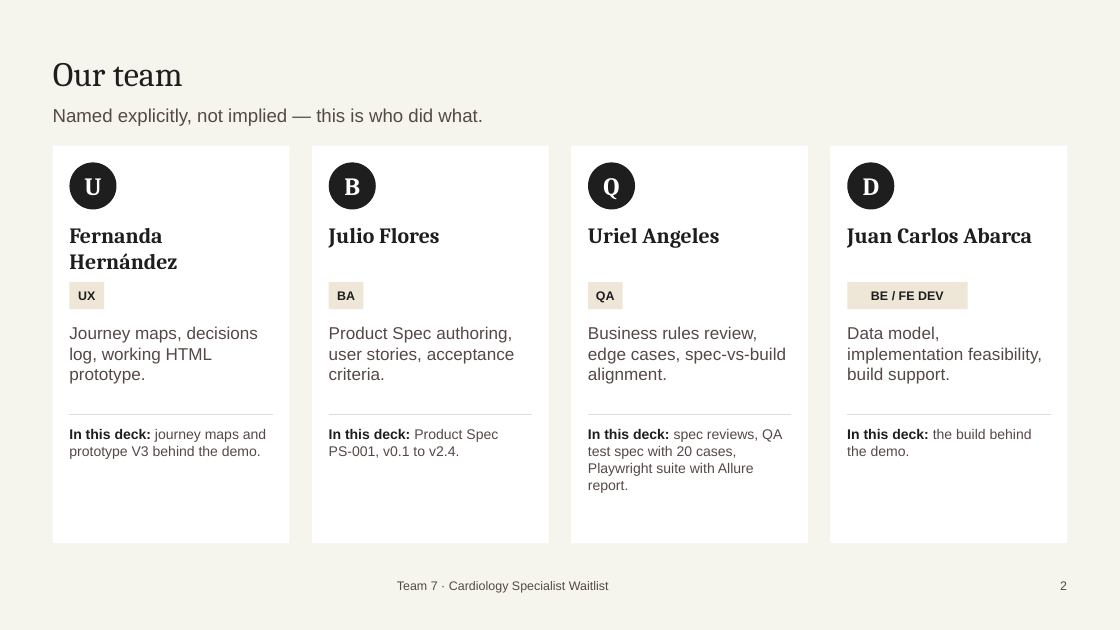
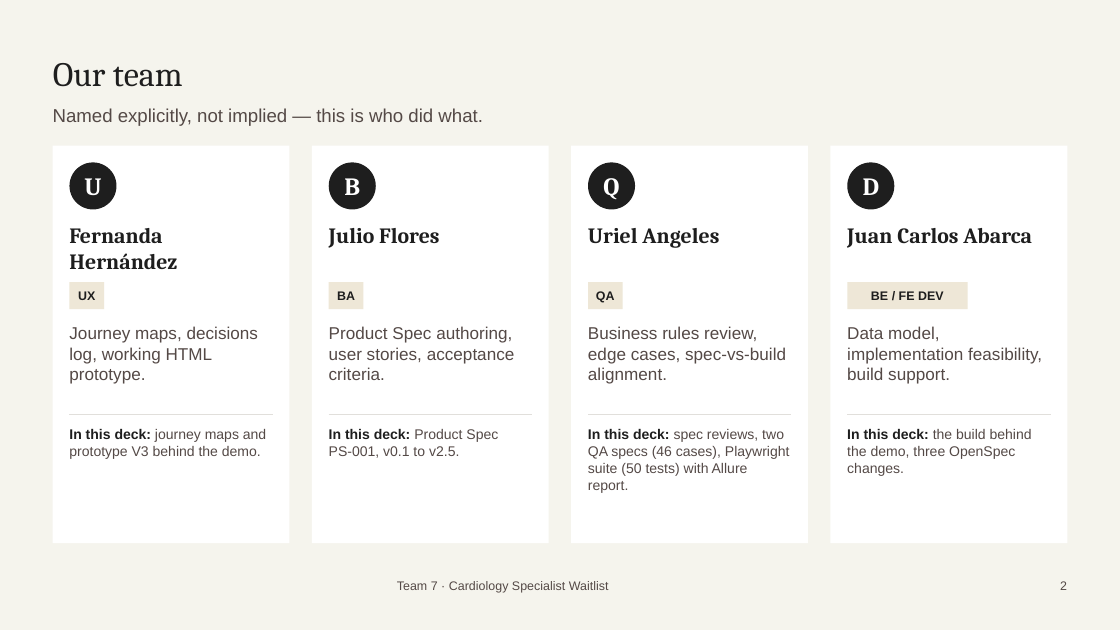
Before and after one commit to uangelesQ/hackaton_Specialist_Appointment_Scheduling_Waitlist-, a slide deck: slide 2 of docs/hackathon-presentation.pptx. Drawn at 1120x630 pixels with LibreOffice and Linux fonts; fonts in the diff are those of the drawing; background and template pictures are left out. Boxes give left, top, right and bottom in pixels: in the first picture for what was removed or moved away, otherwise in the second. Text is boxed around its words. In the diff, an @@ line names an element or a change of style, - is before the commit and + after.

Commit message:
Updated playwright version

```diff
--- a/docs/hackathon-presentation.pptx
+++ b/docs/hackathon-presentation.pptx
@@ text at [329,429,498,458]: text changed @@
-In this deck: Product Spec PS-001, v0.1 to v2.4.
+In this deck: Product Spec PS-001, v0.1 to v2.5.
@@ text at [588,429,790,493]: text changed @@
-In this deck: spec reviews, QA test spec with 20 cases, Playwright suite with Allure report.
+In this deck: spec reviews, two QA specs (46 cases), Playwright suite (50 tests) with Allure report.
@@ text at [847,429,1032,476]: text changed @@
-In this deck: the build behind the demo.
+In this deck: the build behind the demo, three OpenSpec changes.
```
Also in this commit, not shown: 5 other slides changed, 35 other files.
